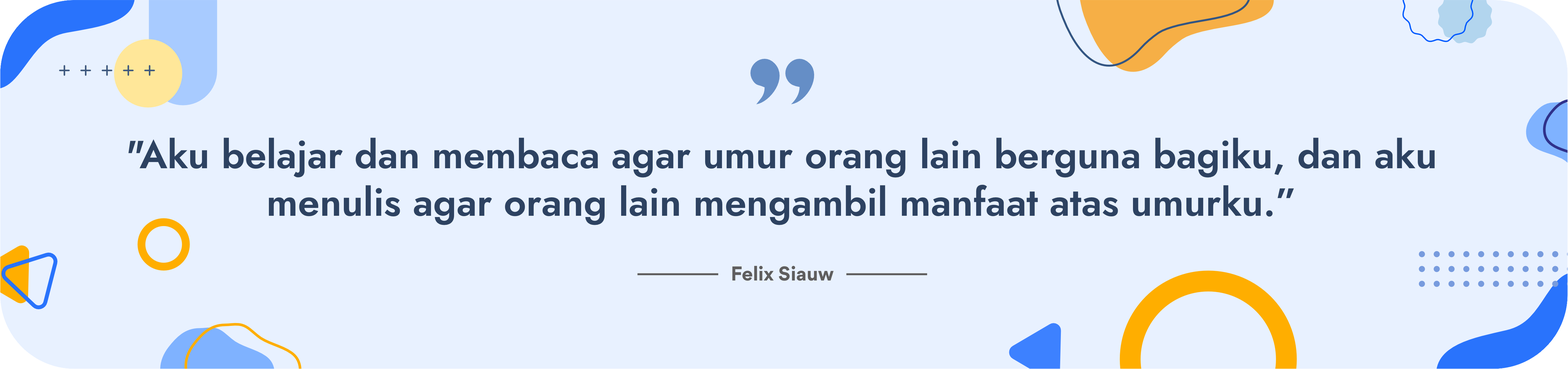
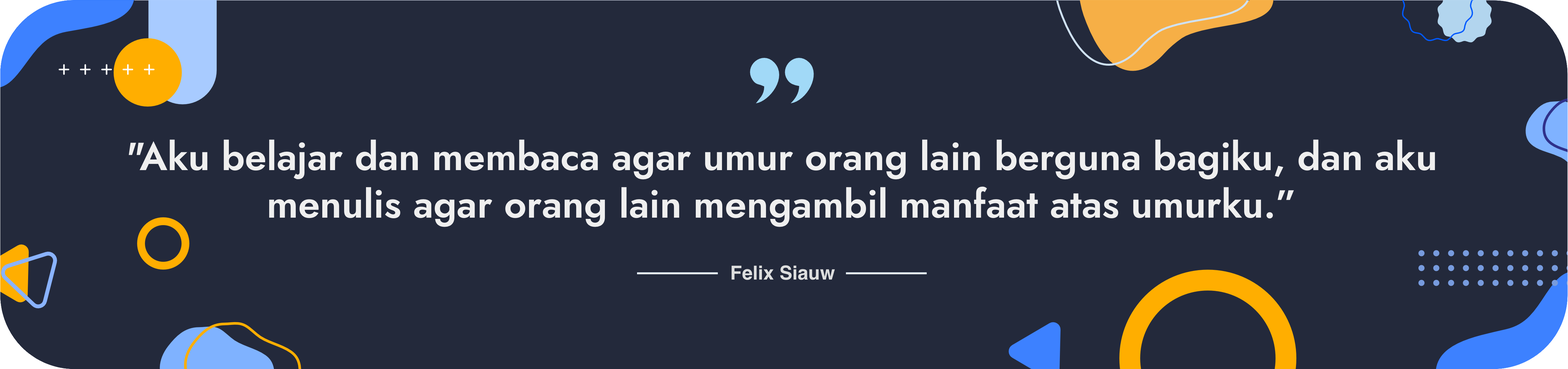
Layers edited between the first and the second 1568 × 369 image:
showed "banner-quotes-dark", painted on it over (0, 0, 1568, 369)